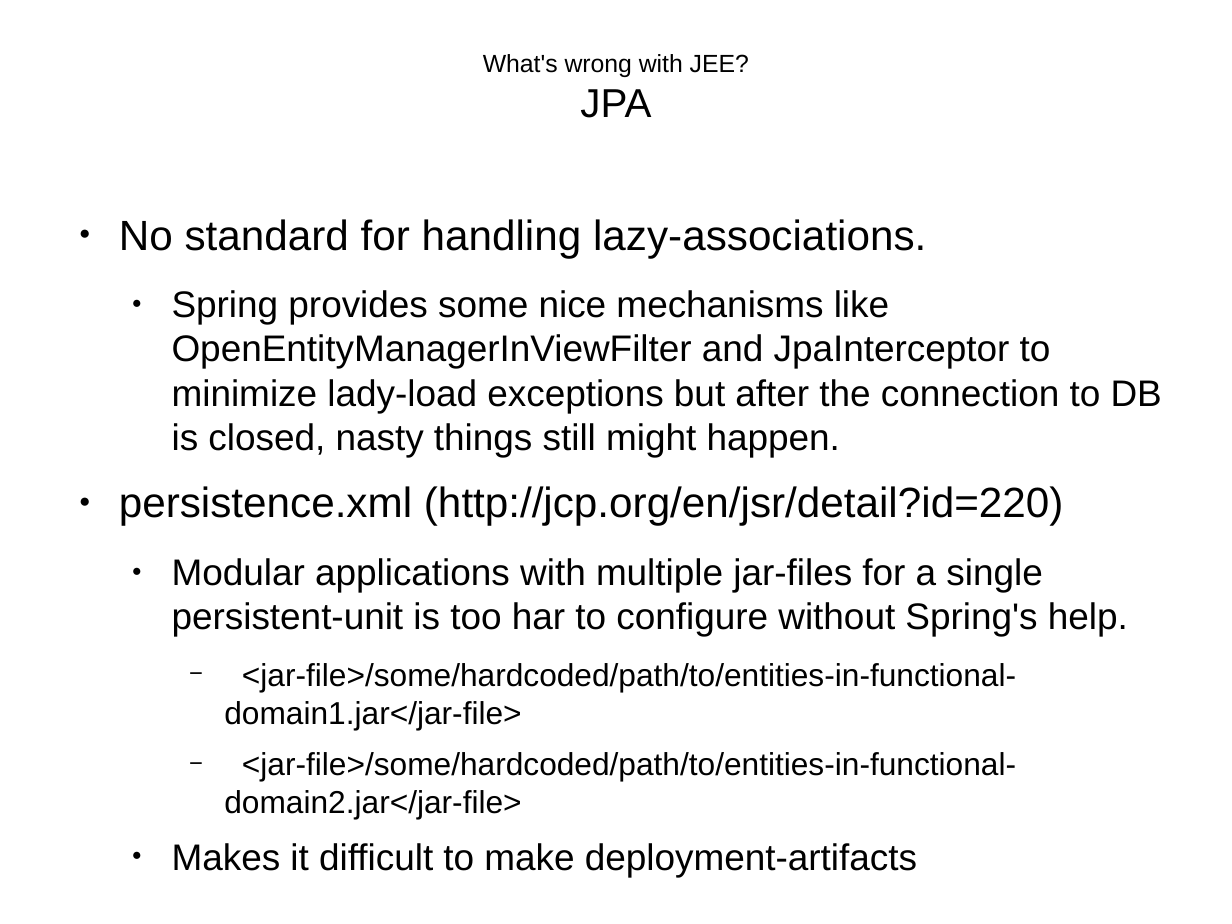
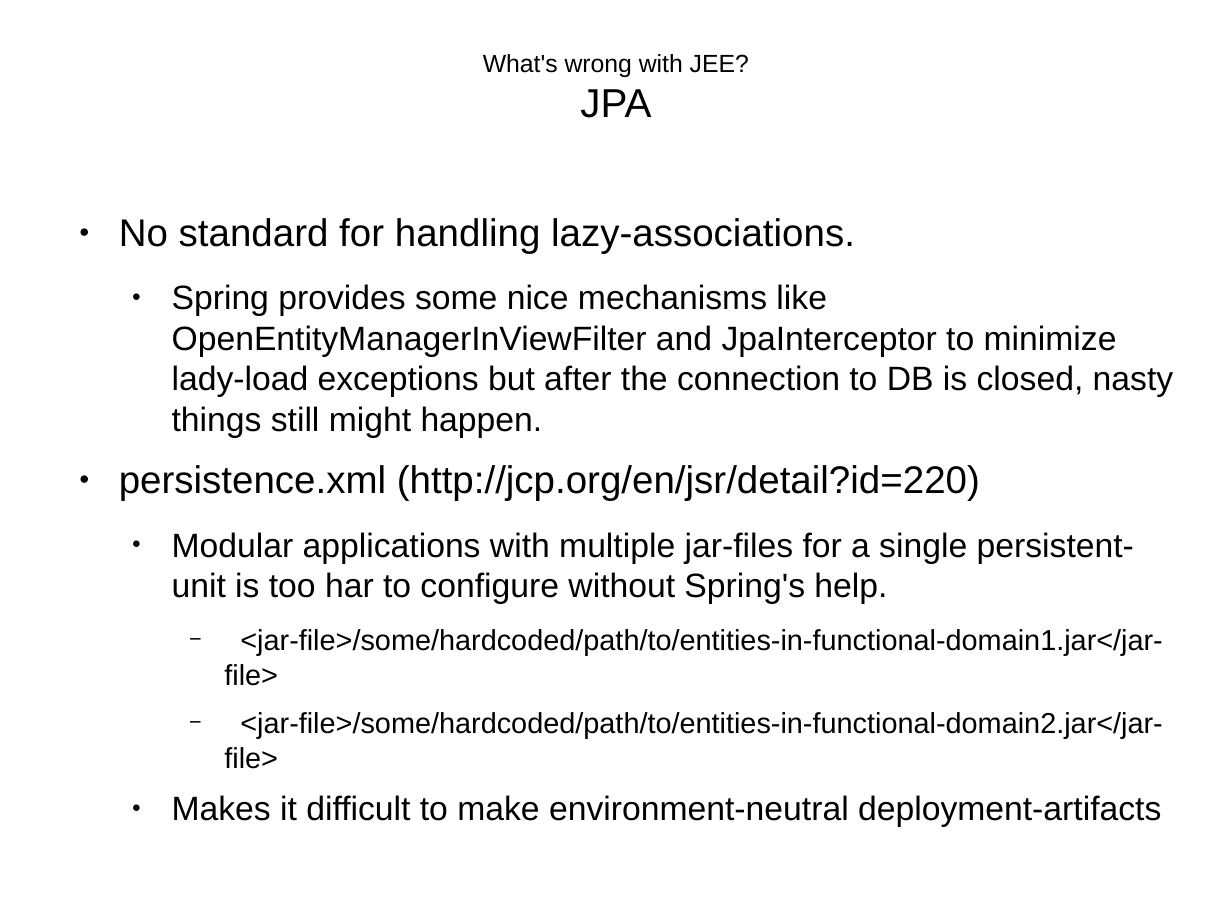
Before and after one commit to andreak/slol-2011, a slide deck: slide 6 of Scala-LiftOff-2011-lift-from-jee-perspective.odp. Drawn at 1232x924 pixels with LibreOffice and Linux fonts; fonts in the diff are those of the drawing. Boxes give left, top, right and bottom in pixels: in the first picture for what was removed or moved away, otherwise in the second. Text is boxed around its words. In the diff, an @@ line names an element or a change of style, - is before the commit and + after.

```diff
--- a/Scala-LiftOff-2011-lift-from-jee-perspective.odp
+++ b/Scala-LiftOff-2011-lift-from-jee-perspective.odp
@@ text at <box>119,218,1174,769</box>: size 27.2 to 24.8 pt in "No standard for handling lazy-associations.", "persistence.xml (http://jcp.org/en/jsr/detail?id=220)"; size 23.8 to 21.7 pt in "Spring provides some nice mechanisms like OpenEntityManagerI ...", "Modular applications with multiple jar-files for a ..."; size 20.4 to 18.6 pt in "<jar-file>/some/hardcoded/path/to/entities-in-functional-dom ...", "<jar-file>/some/hardcoded/path/to/entities-in-functional-dom ..." @@
@@ text at <box>172,795,1161,827</box>: text changed; size 23.8 to 21.7 pt @@
-  ● Makes it difficult to make deployment-artifacts
+  ● Makes it difficult to make environment-neutral deployment-artifacts
```
Also in this commit, not shown: 7 other slides changed, 2 slides added, 1 slide removed.
